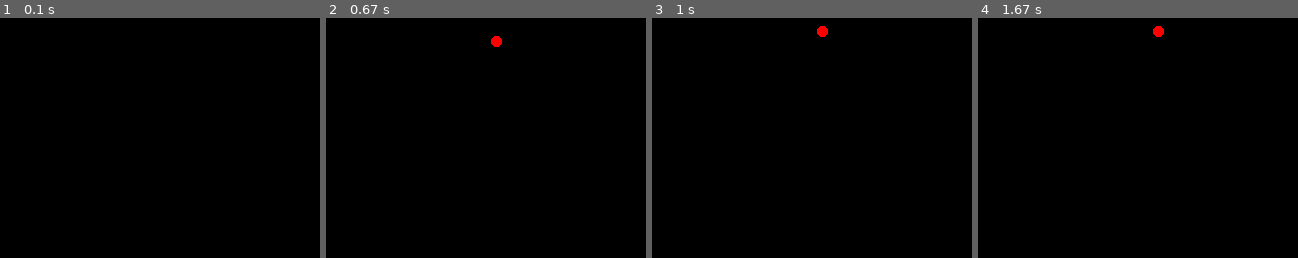
Above: before the commit, frames 1-4 (left to right).
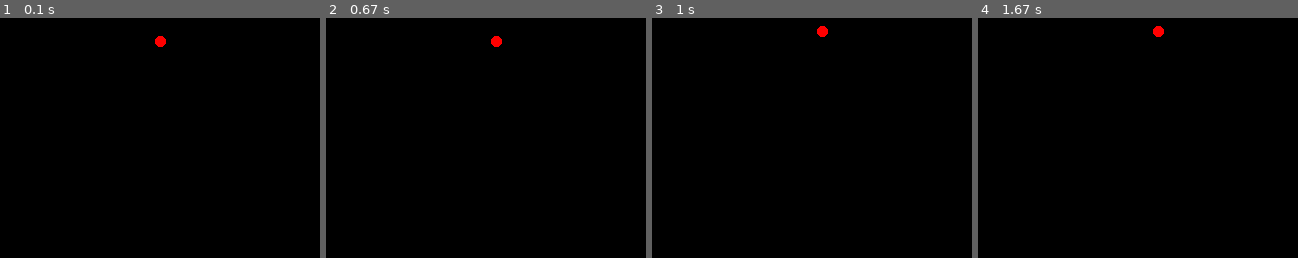
Above: after the commit, the same moments.

Repository: ARG-NCTU/oop-python-nycu
Game: pygame game, started from pygame/03_Keyboard.py
Same seed, same stepped clock (60 frames per second), same inputs: the game is played once before the commit and once after it.
Inputs:
- Up to frame 1 (0.1 s): no input
- Up to frame 2 (0.67 s): hold Right from 0.33 s (still down)
- Up to frame 3 (1 s): release Right at 0.8 s; hold Up from 0.83 s (still down)
- Up to frame 4 (1.67 s): release Up at 1.13 s; hold Right 1.17-1.63 s
The pictures show only the part of the screen within x 37-87%, y 0-50%; the shares and areas given below are measured in that part.

The runs differ from the first frame. In frame 1, 0.1% of the frame differs, in the area x 48-52%, y 7-13%; in frame 2, nothing differs; in frame 3, nothing differs; in frame 4, nothing differs.

Commit message:
update pygame/03_Keyboard.py

Diff:
--- a/pygame/03_Keyboard.py
+++ b/pygame/03_Keyboard.py
@@ -16,7 +16,10 @@
         self.dotX = random.randrange(MAX_WIDTH)
         self.dotY = random.randrange(MAX_HEIGHT)
 
-    def draw(self, surface, N_PIXELS_TO_MOVE = 5):
+    def draw(self, surface):
+        surface.blit(self.image ,(self.dotX , self.dotY))
+
+    def move(self, N_PIXELS_TO_MOVE = 5):
         if event.key ==pygame.K_LEFT:
             self.dotX  -= N_PIXELS_TO_MOVE
             print('left')
@@ -33,7 +36,7 @@
             self.dotX  = 300
             self.dotY = 200
             print('@@@ out of range @@@')
-        surface.blit(self.image ,(self.dotX , self.dotY))
+
 
 pygame.init()
 screen = pygame.display.set_mode((SCREEN_WIDTH, SCREEN_HEIGHT))
@@ -41,20 +44,21 @@
 pygame.display.set_caption('03_Keyboard')
 
 #load image
-dot = pygame.image.load('./img/dot.png').convert_alpha()
+dot = pygame.image.load('./img/dot.png')
 start_keyboard= Keyboard(dot, 0.01)
 
 #game loop
 run = True
 while run:
+    screen.fill((0,0,0))
+    start_keyboard.draw(screen)
     #event handler
     for event in pygame.event.get():
         #quit game
         if event.type == pygame.QUIT:
             run = False
         if event.type == pygame.KEYDOWN:
-            screen.fill((0,0,0))
-            start_keyboard.draw(screen, 10)
+            start_keyboard.move(10)
 
     pygame.display.update()
     clock.tick(FRAMES_PER_SECOND)
